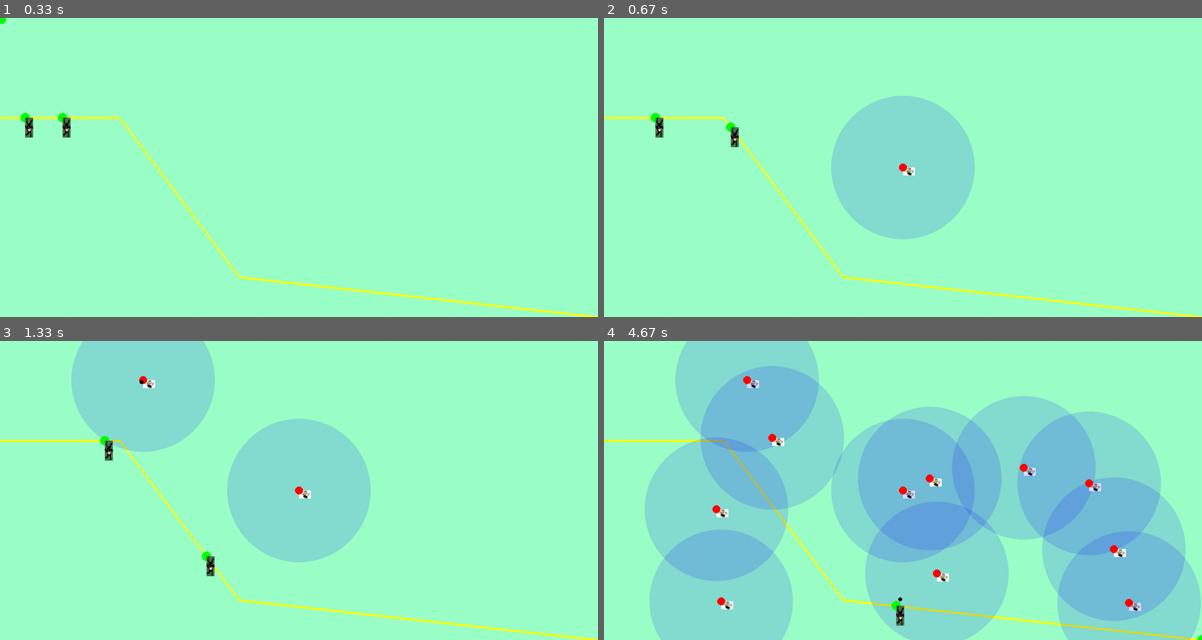
Above: before the commit, frames 1-4 (two rows, left to right).
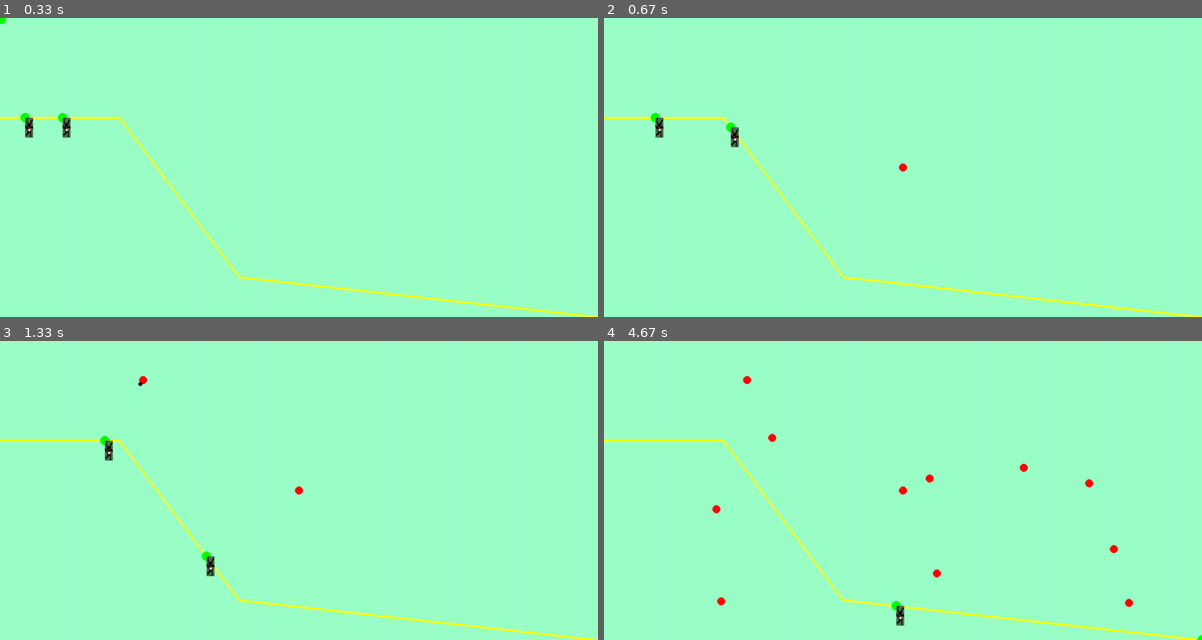
Above: after the commit, the same moments.

Repository: Chr-v-mar/The-TD-game
Game: pygame game, started from TD/Game/New/test1.py
Two runs of this game, one before a commit and one after it. Both use one fixed random seed, a clock stepped at 60 frames per second and the inputs below.
Inputs (mouse positions are in pixels of both pictures, inside the frame that each line leads up to):
- Up to frame 1 (0.33 s): no input
- Up to frame 2 (0.67 s): click (903, 167) at 0.38 s
- Up to frame 3 (1.33 s): click (113, 445) at 0.72 s; click (143, 379) at 1.05 s
- Up to frame 4 (4.67 s): right-click (903, 526) at 1.38 s; click (1130, 604) at 1.72 s; click (1022, 466) at 2.05 s; click (1088, 484) at 2.38 s; click (1112, 550) at 2.72 s; click (926, 478) at 3.05 s; click (771, 436) at 3.38 s; click (723, 601) at 3.72 s; click (717, 508) at 4.05 s; click (938, 574) at 4.38 s

Frame 1 is identical in both runs. In frame 2, 9.0% of the frame differs, in the area x 38-62%, y 26-74%; in frame 3, 16%; in frame 4, 62%, in the area x 6-100%, y 0-100%.

Commit message:
t

Diff:
--- a/TD/Game/New/test1.py
+++ b/TD/Game/New/test1.py
@@ -10,6 +10,9 @@
 green = (0,255,0)
 (width, height) = (1500, 750)
 path_points = [(000, 250), (300, 250), (600, 650), (1500, 750)]
+
+tower_cap = 50
+
 image = pygame.image.load("SCOUT.png")
 image2 = pygame.image.load("SCREECH.png")
 image = pygame.transform.scale(image, (30, 20))
@@ -143,13 +146,14 @@
         return f'Enemy at {self.position}'
 
 class Tower:
-    def __init__(self, x, y, range=180, damage=10, fire_rate=1):
+    def __init__(self, x, y, range=180, damage=10, fire_rate=1, cost :int = 100):
         self.x = x
         self.y = y
         self.range = range
         self.damage = damage
         self.fire_rate = fire_rate
         self.cooldown = 0
+        self.cost = cost
 
     @property
     def position(self):
@@ -226,7 +230,7 @@
         self.x, self.y = start
         self.target = target
         self.damage = damage
-        self.speed = 400
+        self.speed = 800
         self.dead = False
 
     def update(self, dt):
@@ -298,6 +302,8 @@
         enemy_path = Path([Position(x, y) for x, y in path_points])
         self.enemies = [Enemy(enemy_path, speed=500),Enemy(enemy_path, speed=200, health= 500)]
         self.towers = []
+        self.tower_with_range = None
+        self.range_on = False
         self.projectiles = []
 
 
@@ -353,10 +359,16 @@
                 if event.button == 1:
                     pos = pygame.mouse.get_pos()
                     if self.can_place_tower(pos):
-                        self.circle_list.append(pos)
-                        self.towers.append(Tower(*pos))
-                    else:
-                        print("Invalid")
+                        if len(self.towers) < tower_cap:
+                            self.circle_list.append(pos)
+                            self.towers.append(Tower(*pos))
+                elif event.button == 3:
+                    pos = pygame.mouse.get_pos()
+                    if not self.can_place_tower(pos):
+                        if not self.range_on:
+                            self.tower_with_range = Tower(*pos)
+                        else:
+                            self.tower_with_range = None
 
 
     def handle_append(self):
@@ -365,6 +377,7 @@
     def draw(self):
         self.draw_background()
         self.draw_path()
+
 
         self.draw_range()
         self.draw_towers()
@@ -382,7 +395,7 @@
         self.pos = pygame.mouse.get_pos()
         for x, y in self.circle_list:
             pygame.draw.circle(self.screen, red, (x, y), 10)
-        if self.can_place_tower(self.pos):
+        if self.can_place_tower(self.pos) and len(self.towers) < tower_cap:
             preview_colour = green
         else:
             preview_colour = red
@@ -397,14 +410,16 @@
 
 
     def draw_range(self):
-        for tower in self.towers:
-            # Transparent range circle to fix range stacking
-            range_surface = pygame.Surface((tower.range * 2, tower.range * 2),pygame.SRCALPHA)
-
-            pygame.draw.circle(range_surface,(0, 0, 255, 35),(tower.range, tower.range),tower.range)
-
-            self.screen.blit(range_surface,(tower.x - tower.range, tower.y - tower.range))
-            self.screen.blit(image, (tower.x, tower.y))
+        # Transparent range circle to fix range stacking
+        if self.tower_with_range is None:
+            return
+        tower = self.tower_with_range
+        range_surface = pygame.Surface((tower.range * 2, tower.range * 2),pygame.SRCALPHA)
+
+        pygame.draw.circle(range_surface,(0, 0, 255, 35),(tower.range, tower.range),tower.range)
+
+        self.screen.blit(range_surface,(tower.x - tower.range, tower.y - tower.range))
+        self.screen.blit(image, (tower.x, tower.y))
 
 
 
